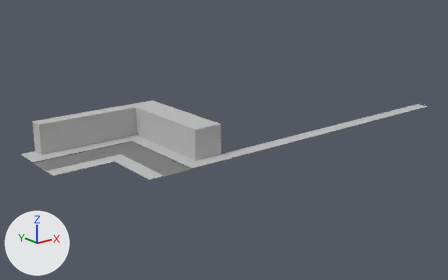
Renders of the Blender file assets/buildings/gasolinera.blend from each side of a commit.
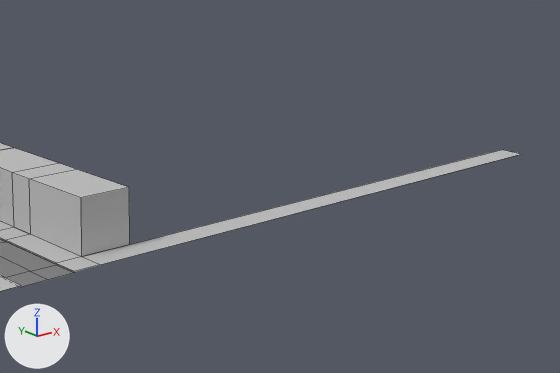
Each version is shown whole from a 50 mm lens placed at (-38.7, -57.0, 25.5), pointed at (15.3, 10.5, -1.5), then close up on the part from 34% to 100% of the width and 9% to 79% of the height. Arrows for +X, +Y and +Z are at lower left; the lights stay in place. The older version's two pictures come first. The close-ups show mesh edges as thin lines. The same objects are shown in both versions, whatever each file hides. Objects named as collision shapes, trigger or cutter boxes, shadow casters or lower levels of detail are left out.

The first close-up shows 'Plane-colonly'.
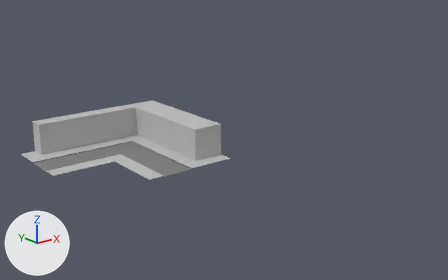
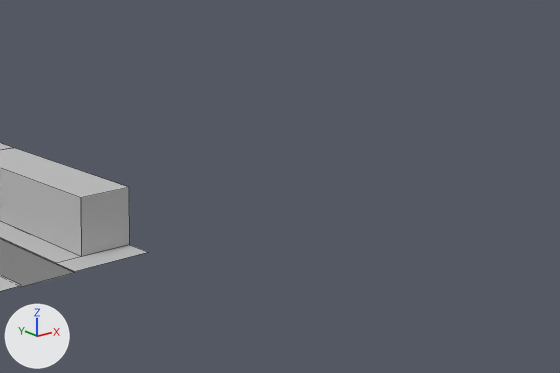
Location of each change, [x1, y1, x2, y2] in pixels of the close-ups (560 x 373 px):
'Plane-colonly', reshaped
    before: [0, 143, 520, 291]
    after: [0, 143, 147, 291]

What changed in the scene script:
```text
Change me_plane_001:
    used by ob_plane_colonly; location = (0.0, 0.0, 0.0)
    remove me_plane_001.from_pydata(...)  # 128 vertices, 65 faces; spans x -12.0..50.0, y 0.0..18.0, z 0.0..4.1
    add me_plane_001.from_pydata(...)  # 46 vertices, 14 faces; spans x -12.0..8.0, y 0.0..18.0, z 0.0..4.1
    me_plane_001 part 1
    83 vertices are removed from x -12.0..50.0, y 0.0..18.0, z 0.0..4.1
    62 faces are deleted
    1 vertex is added at (8.0, 0.0, 0.1)
    9 new faces join them, mat_sidewalk (light grey #bfbfbf)
    2 new faces join them, mat_road (grey #808080)
```
